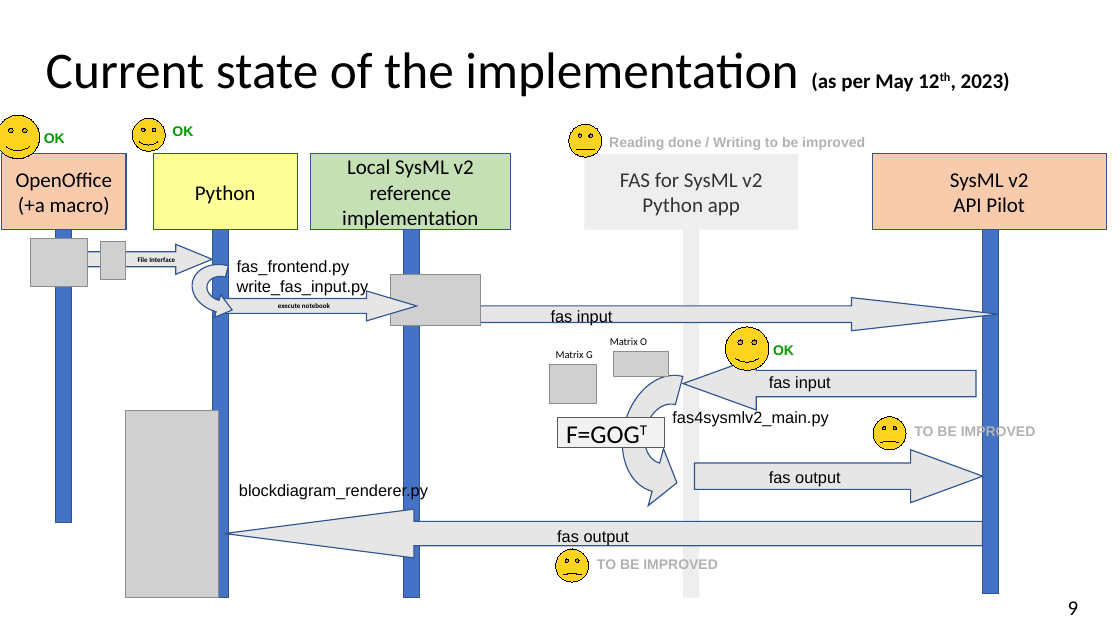
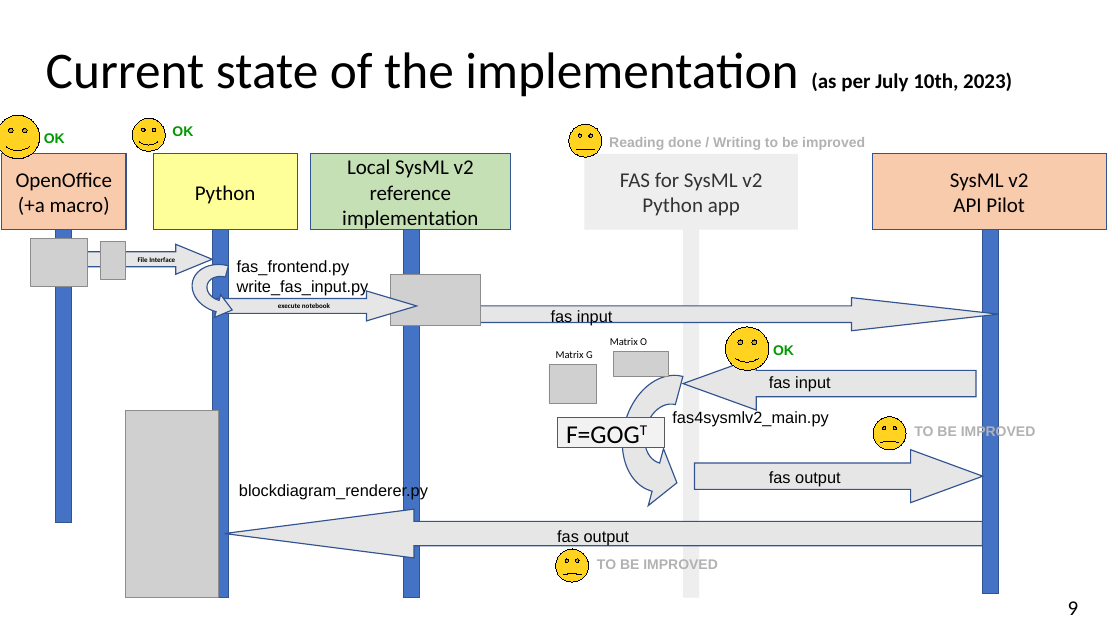
Before and after one commit to GfSE/fas4sysmlv2, a slide deck: slide 9 of doc/tech-docs/sysmlv2-pilot/fas4sysmlv2.odp. Drawn at 1120x630 pixels with LibreOffice and Linux fonts; fonts in the diff are those of the drawing; grey boxes stand for pictures. Boxes give left, top, right and bottom in pixels: in the first picture for what was removed or moved away, otherwise in the second. Text is boxed around its words. In the diff, an @@ line names an element or a change of style, - is before the commit and + after.

```diff
--- a/doc/tech-docs/sysmlv2-pilot/fas4sysmlv2.odp
+++ b/doc/tech-docs/sysmlv2-pilot/fas4sysmlv2.odp
@@ title at box(46, 52, 1012, 97): text changed @@
-Current state of the implementation (as per May 12th, 2023)
+Current state of the implementation (as per July 10th, 2023)
```
Also in this commit, not shown: 1 slide added.
